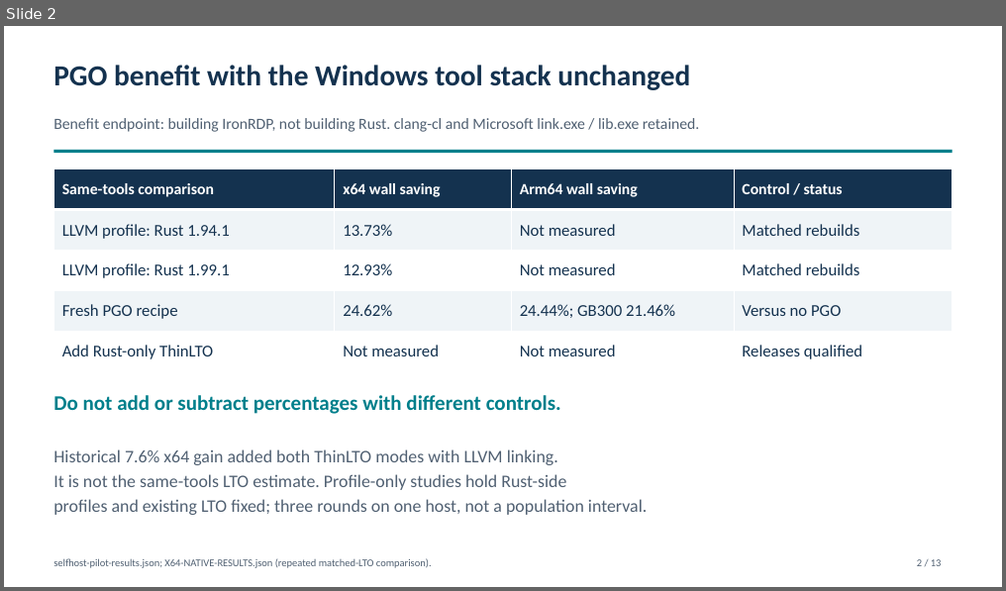
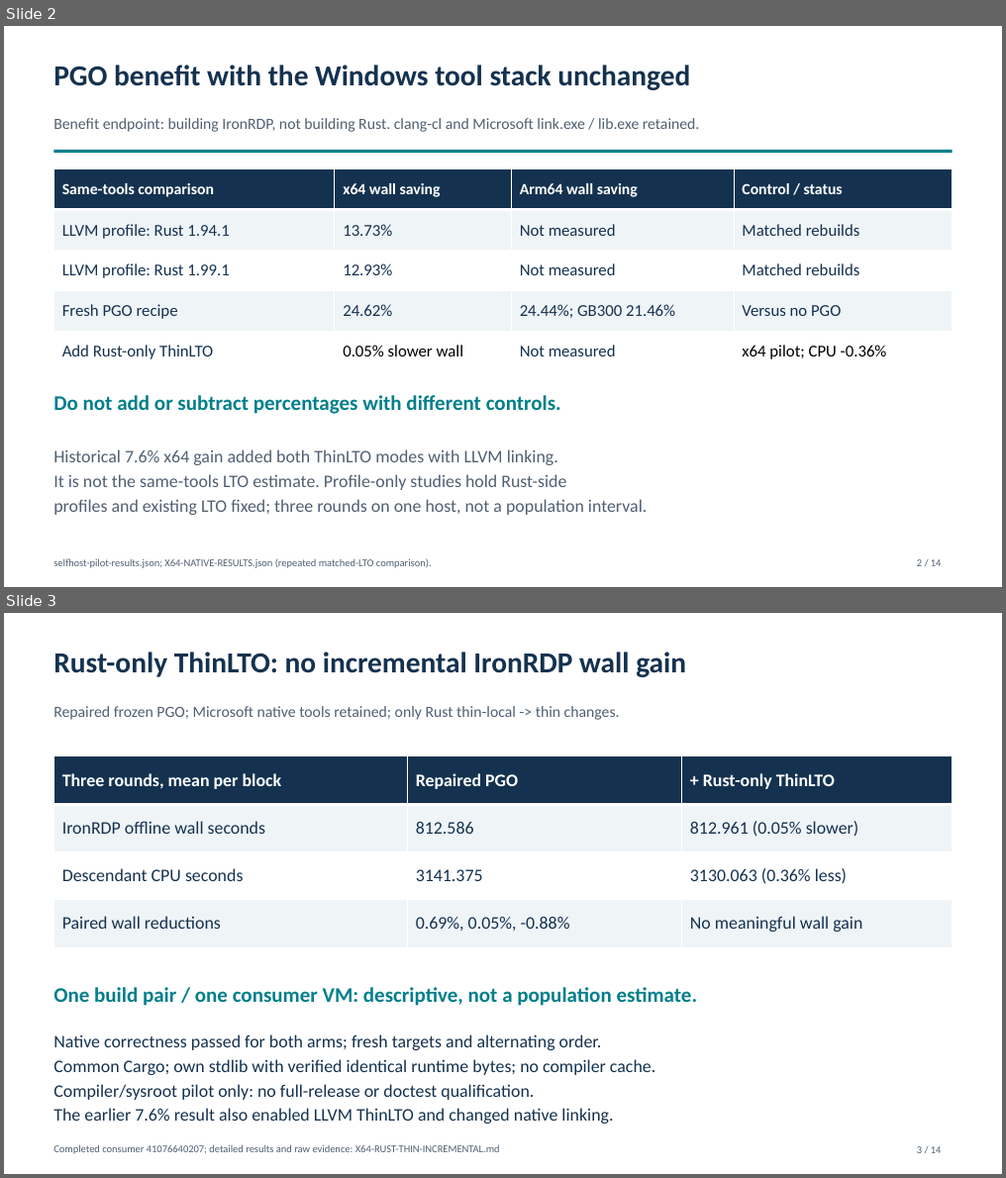
Before and after one commit to marcpems/IronRDP-ci-benchmark, a slide deck: ci-benchmark/matched-release/Rust-Optimization-Summary-Published.pptx. Shown one above the other, each under a label of ours: slide 2 before the commit, slides 2 and 3 after it. The pictures are 1006x591 and 1006x1178 pixels, drawn with LibreOffice and Linux fonts; fonts in the diff are those of the drawing. Boxes give left, top, right and bottom in pixels: in the first picture for what was removed or moved away, otherwise in the second. Text is boxed around its words. In the diff, an @@ line names an element or a change of style, - is before the commit and + after.

```diff
--- a/ci-benchmark/matched-release/Rust-Optimization-Summary-Published.pptx
+++ b/ci-benchmark/matched-release/Rust-Optimization-Summary-Published.pptx
@@ slide 3 added at (4, 613, 1002, 1174), background #FFFFFF @@
@@ text added at (54, 652, 686, 677), 28 pt, text #14324F, bold @@
+Rust-only ThinLTO: no incremental IronRDP wall gain
@@ text added at (54, 706, 620, 720), 15 pt, text #506072 @@
+Repaired frozen PGO; Microsoft native tools retained; only Rust thin-local -> thin changes.
@@ table added at (54, 757, 952, 949), 4 rows, 3 columns @@
+Three rounds, mean per block | Repaired PGO | + Rust-only ThinLTO
+IronRDP offline wall seconds | 812.586 | 812.961 (0.05% slower)
+Descendant CPU seconds | 3141.375 | 3130.063 (0.36% less)
+Paired wall reductions | 0.69%, 0.05%, -0.88% | No meaningful wall gain
@@ text added at (54, 987, 698, 1006), 20 pt, text #007F8B, bold @@
+One build pair / one consumer VM: descriptive, not a population estimate.
@@ text added at (54, 1035, 655, 1124), 17 pt, text #14324F @@
+Native correctness passed for both arms; fresh targets and alternating order.
+Common Cargo; own stdlib with verified identical runtime bytes; no compiler cache.
+Compiler/sysroot pilot only: no full-release or doctest qualification.
+The earlier 7.6% result also enabled LLVM ThinLTO and changed native linking.
@@ text added at (54, 1145, 500, 1155), 10 pt, text #506072 @@
+Completed consumer 41076640207; detailed results and raw evidence: X64-RUST-THIN-INCREMENTAL.md
@@ text added at (917, 1147, 942, 1154), 10 pt, text #506072 @@
+3 / 14
@@ slide 2 changed as well @@
@@ table at (54, 170, 952, 372) @@
-row 5, column 2: Not measured
+row 5, column 2: 0.05% slower wall
-row 5, column 4: Releases qualified
+row 5, column 4: x64 pilot; CPU -0.36%
@@ text at (917, 560, 942, 567): text changed @@
-2 / 13
+2 / 14
```
Also in this commit, not shown: 12 other slides changed, 6 other files.
